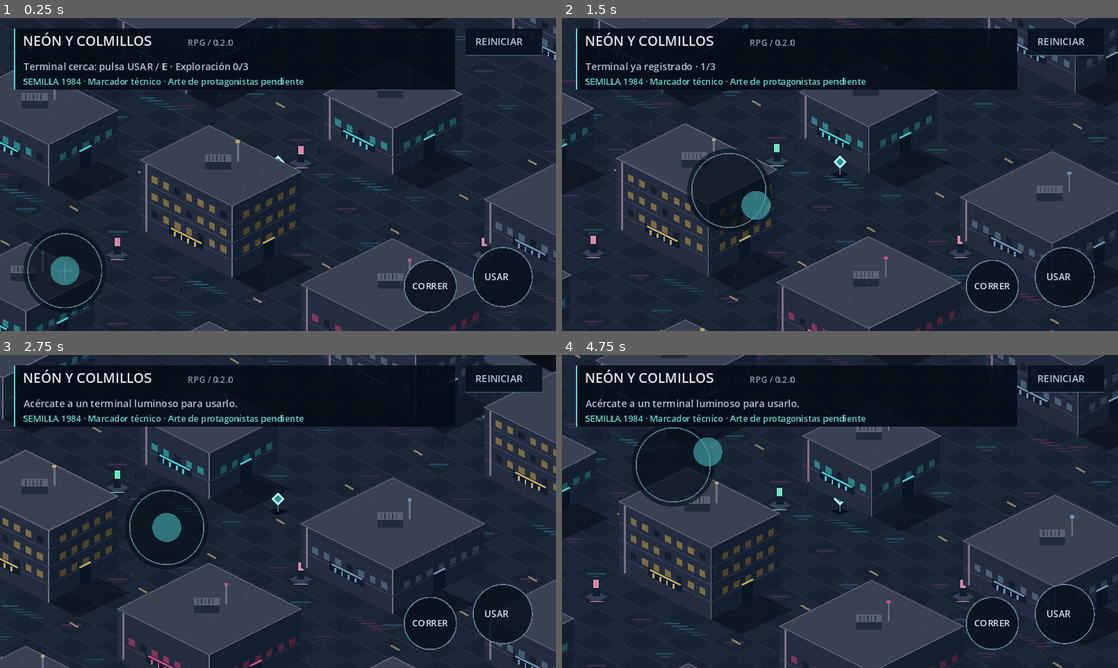
Above: before the commit, frames 1-4 (two rows, left to right).
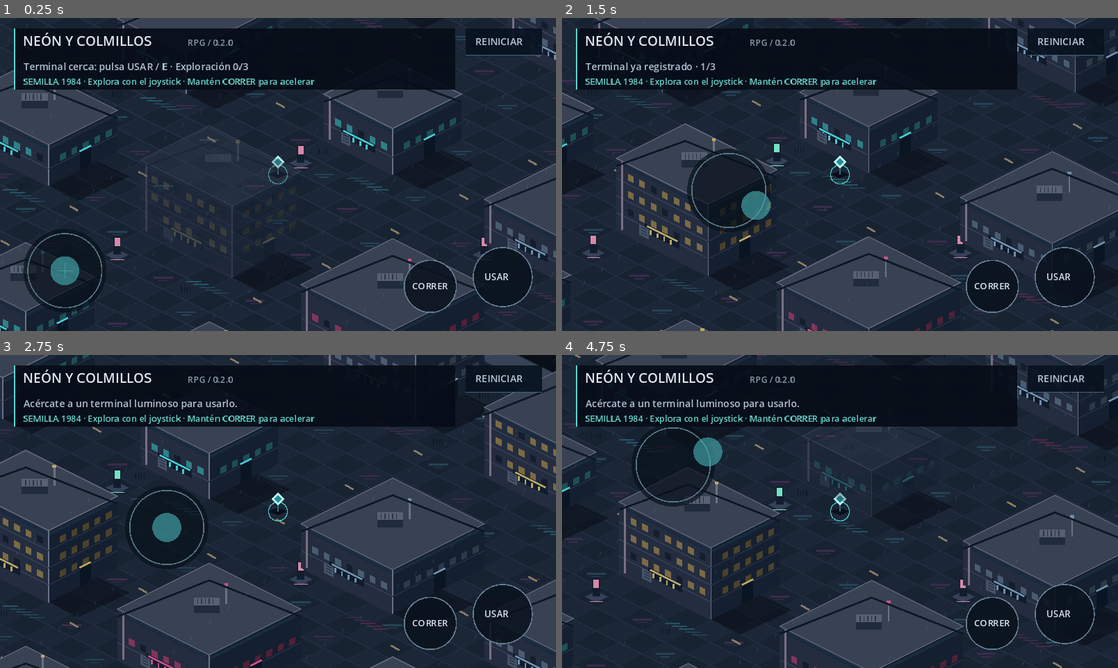
Above: after the commit, the same moments.

Repository: diroka77-pixel/Neon-y-Colmillos-RPG
Game: Godot game, scene res://scenes/main.tscn
Two runs of this game, one before a commit and one after it. Both use one fixed random seed, a clock stepped at 60 frames per second and the inputs below.
Inputs (mouse positions are in pixels of both pictures, inside the frame that each line leads up to):
- Up to frame 1 (0.25 s): no input
- Up to frame 2 (1.5 s): tap Enter at 0.5 s; move the mouse to (962, 158) at 0.52 s; hold D (move_right) 0.53-1.25 s; hold E (interact) 0.53-1.25 s; click (962, 158) at 0.67 s; tap Space at 0.77, 1.07 s; tap Shift (run) at 0.8 s; drag from (728, 190) to (812, 237) at 1.27 s
- Up to frame 3 (2.75 s): move the mouse to (333, 442) at 2.02 s; hold D (move_right) from 2.03 s (still down); hold E (interact) from 2.03 s (still down); tap Space at 2.1 s
- Up to frame 4 (4.75 s): release D (move_right) at 2.75 s; release E (interact) at 2.75 s; drag from (812, 574) to (673, 464) at 2.77 s; move the mouse to (1006, 558) at 3.52 s; hold A (move_left) 3.53-4.25 s; hold Shift (run) 3.53-4.25 s; tap Space at 3.77, 3.8, 4.07 s; drag from (673, 464) to (756, 433) at 4.27 s

The runs differ from the first frame. In frame 1, 2.6% of the frame differs, in the area x 0-100%, y 0-100%; in frame 2, 1.3%; in frame 3, 1.5%; in frame 4, 1.9%.

Commit message:
Corregir requisito ETC2 de exportación Android y visibilidad tras fachadas

Diff:
--- a/project.godot
+++ b/project.godot
@@ -19,6 +19,7 @@
 pointing/emulate_mouse_from_touch=false
 
 [rendering]
+textures/vram_compression/import_etc2_astc=true
 renderer/rendering_method="gl_compatibility"
 renderer/rendering_method.mobile="gl_compatibility"
 textures/canvas_textures/default_texture_filter=0
--- a/scripts/building.gd
+++ b/scripts/building.gd
@@ -7,6 +7,7 @@
 var left := Vector2.ZERO
 var right := Vector2.ZERO
 var back := Vector2.ZERO
+var occlusion_outline := PackedVector2Array()
 const ACCENTS := [Color("48c6cf"), Color("c65289"), Color("bba568"), Color("708fae")]
 
 func configure(data: Dictionary) -> void:
@@ -17,7 +18,14 @@
 	left = World.project(Vector2(footprint.position.x, footprint.end.y)) - position
 	right = World.project(Vector2(footprint.end.x, footprint.position.y)) - position
 	back = World.project(Vector2(footprint.position)) - position
+	var up := Vector2(0, -height_px)
+	occlusion_outline = PackedVector2Array([left, front, right, right + up, back + up, left + up])
 	queue_redraw()
+
+func update_occlusion(player_position: Vector2) -> void:
+	# Keep the controlled marker visible when a foreground facade covers it.
+	var obscured := Geometry2D.is_point_in_polygon(player_position + Vector2(0, -13) - position, occlusion_outline)
+	modulate.a = 0.30 if obscured else 1.0
 
 func quad(points: Array, color: Color) -> void:
 	draw_colored_polygon(PackedVector2Array(points), color)
@@ -29,6 +37,7 @@
 	quad([front, right, right + up, front + up], Color("141f30"))
 	quad([left + up, back + up, right + up, front + up], Color("384253"))
 	draw_polyline(PackedVector2Array([left + up, back + up, right + up, front + up, left + up]), Color("626479"), 1.0)
+	draw_polyline(PackedVector2Array([left + up + Vector2(0, 4), front + up + Vector2(0, 4), right + up + Vector2(0, 4)]), Color("192b3e"), 3.0)
 	draw_line(front, front + up, Color("687187"), 1.0)
 	# Horizontal facade bands, perspective windows and shutters.
 	for floor_index in range(1, int(height_px / 18.0)):
@@ -63,3 +72,11 @@
 	quad([door, door + Vector2(12, -6), door + Vector2(12, -25), door + Vector2(0, -19)], Color("0a1523"))
 	draw_line(door + Vector2(0, -20), door + Vector2(12, -26), accent, 2)
 	draw_line(left + Vector2(6, 0), left + up + Vector2(6, 4), Color("797080"), 2)
+	# Utility conduits and wall service panel add scale to the large facades.
+	var panel := left.lerp(front, 0.25) + Vector2(0, -18)
+	quad([panel, panel + Vector2(10, 5), panel + Vector2(10, 16), panel + Vector2(0, 11)], Color("465165"))
+	for i in range(3):
+		draw_line(panel + Vector2(2, 3 + i * 3), panel + Vector2(8, 6 + i * 3), Color("253449"), 1)
+	var cable_start := left + Vector2(0, -height_px + 8)
+	var cable_end := right + Vector2(0, -height_px + 8)
+	draw_polyline(PackedVector2Array([cable_start, back + Vector2(0, -height_px + 18), cable_end]), Color("0d1725"), 2)
--- a/scripts/main.gd
+++ b/scripts/main.gd
@@ -12,6 +12,7 @@
 var camera: Camera2D
 var actors: Node2D
 var beacons: Array[Node2D] = []
+var buildings: Array[Node2D] = []
 var world_seed := 1984
 var active_count := 0
 var toast_time := 0.0
@@ -30,6 +31,7 @@
 		var building := Building.new()
 		building.configure(data)
 		actors.add_child(building)
+		buildings.append(building)
 	for point in World.BEACONS:
 		var beacon := Beacon.new()
 		beacon.position = World.project(point)
@@ -53,7 +55,7 @@
 	ui.add_child(controls)
 	controls.interact_requested.connect(interact)
 	controls.reset_requested.connect(reset_progress)
-	controls.seed_label.text = "SEMILLA %d · Marcador técnico · Arte de protagonistas pendiente" % world_seed
+	controls.seed_label.text = "SEMILLA %d · Explora con el joystick · Mantén CORRER para acelerar" % world_seed
 	update_hint()
 	get_tree().auto_accept_quit = false
 
@@ -77,6 +79,8 @@
 		player.direction = controls.movement
 	player.running = controls.running or Input.is_action_pressed("run")
 	player.step(delta)
+	for building in buildings:
+		building.update_occlusion(player.position)
 	camera.position = player.position
 	toast_time = maxf(0, toast_time - delta)
 	if toast_time == 0:
--- a/scripts/player.gd
+++ b/scripts/player.gd
@@ -24,6 +24,7 @@
 	position = World.project(ground_position).round()
 
 func _draw() -> void:
+	draw_arc(Vector2.ZERO, 10, 0, TAU, 16, Color("51c6c4"), 1)
 	draw_colored_polygon(PackedVector2Array([Vector2(-10, 0), Vector2(0, -4), Vector2(10, 0), Vector2(0, 4)]), Color("080e1c"))
 	draw_line(Vector2(0, 0), Vector2(0, -10), Color("357181"), 1)
 	draw_colored_polygon(PackedVector2Array([Vector2(-7, -13), Vector2(0, -20), Vector2(7, -13), Vector2(0, -6)]), Color("b5f2e9"))
--- a/tests/run_tests.gd
+++ b/tests/run_tests.gd
@@ -107,6 +107,15 @@
 	root.add_child(scene)
 	await process_frame
 	scene.reset_progress()
+	var occlusion_checked := false
+	for building in scene.buildings:
+		var inside: Vector2 = building.position + (building.front + building.back) * 0.5 + Vector2(0, -10)
+		building.update_occlusion(inside)
+		if building.modulate.a < 0.5:
+			occlusion_checked = true
+		building.update_occlusion(Vector2(-10000, -10000))
+		check(is_equal_approx(building.modulate.a, 1.0), "Facade restores opacity outside silhouette")
+	check(occlusion_checked, "Foreground facades reveal marker")
 	scene.interact()
 	check(scene.active_count == 1, "Terminal activation")
 	scene.interact()
Not shown, changed: docs/ARCHITECTURE.md
